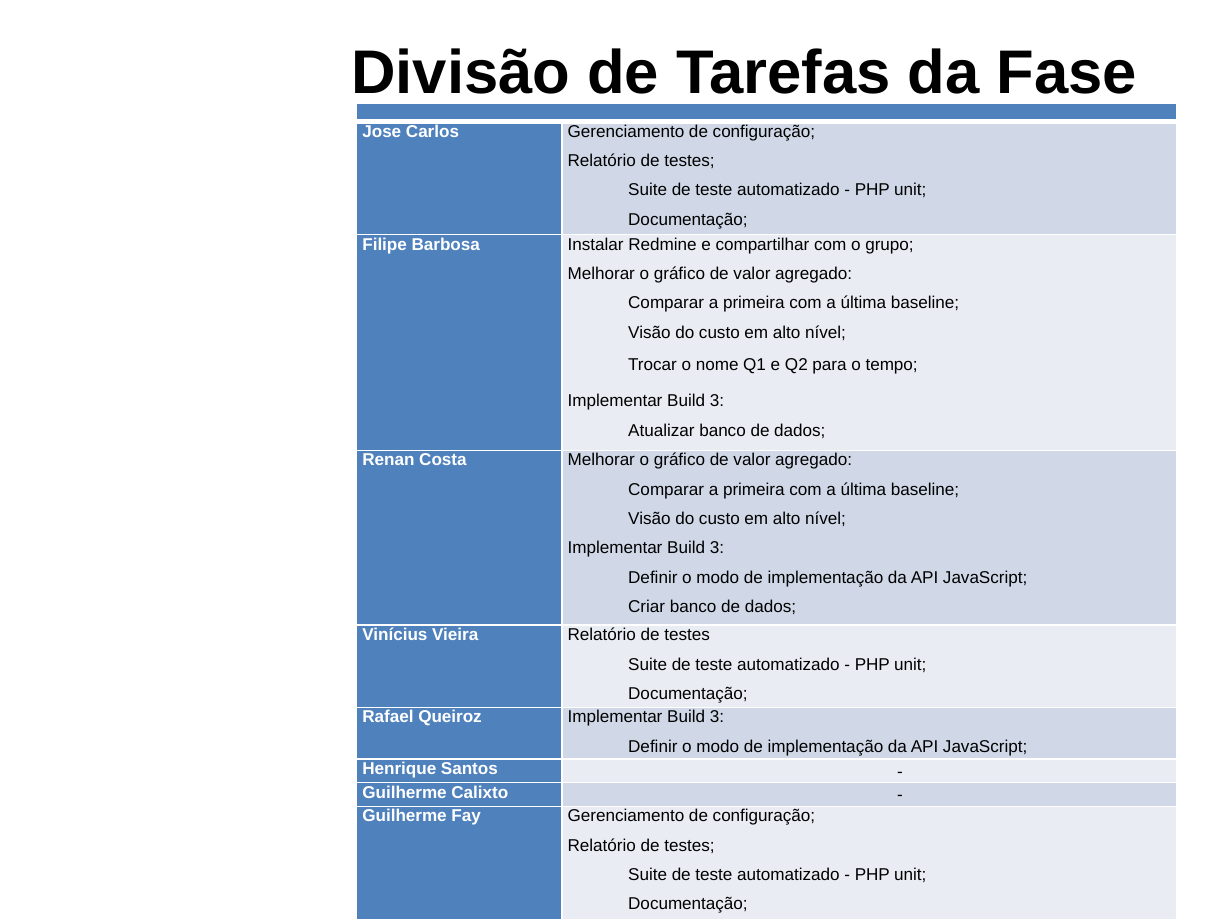
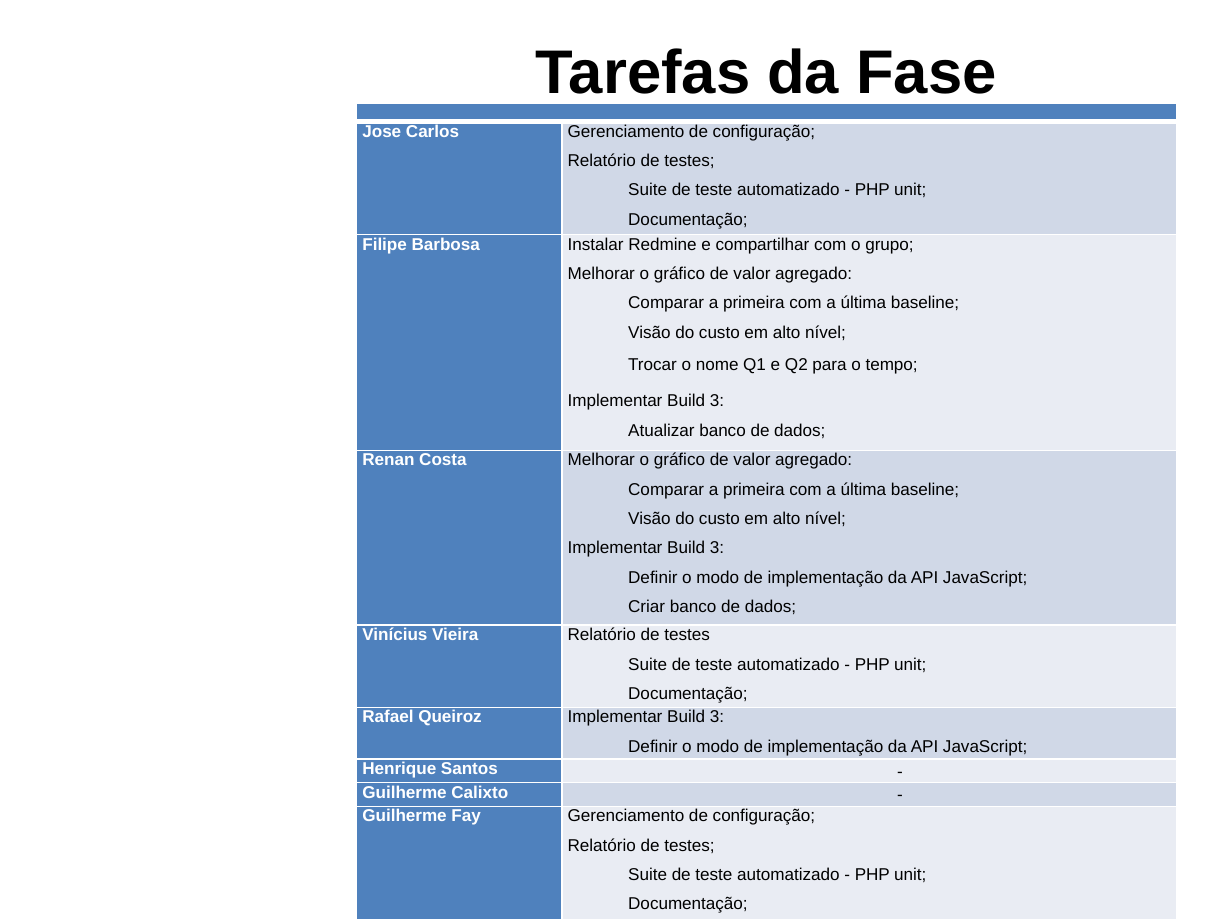
Before and after one commit to carlosneo/dotprojecteap, a slide deck: slide 4 of Dot Project EAP/4. System Management/Apresentacoes/apresentaoV6.pptx. Drawn at 1232x924 pixels with LibreOffice and Linux fonts; fonts in the diff are those of the drawing; background and template pictures are left out. Boxes give left, top, right and bottom in pixels: in the first picture for what was removed or moved away, otherwise in the second. Text is boxed around its words. In the diff, an @@ line names an element or a change of style, - is before the commit and + after.

```diff
--- a/Dot Project EAP/4. System Management/Apresentacoes/apresentaoV6.pptx
+++ b/Dot Project EAP/4. System Management/Apresentacoes/apresentaoV6.pptx
@@ text at (536,48,996,94): text changed @@
-Divisão de Tarefas da Fase
+Tarefas da Fase
```
Also in this commit, not shown: 1 other slide changed.
